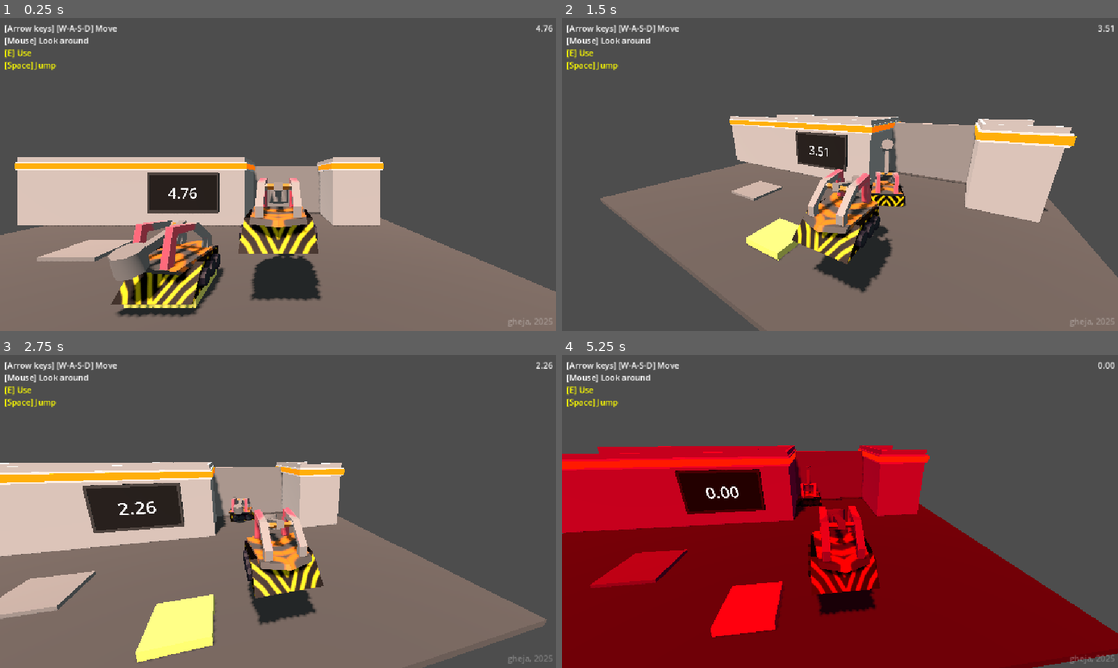
Above: before the commit, frames 1-4 (two rows, left to right).
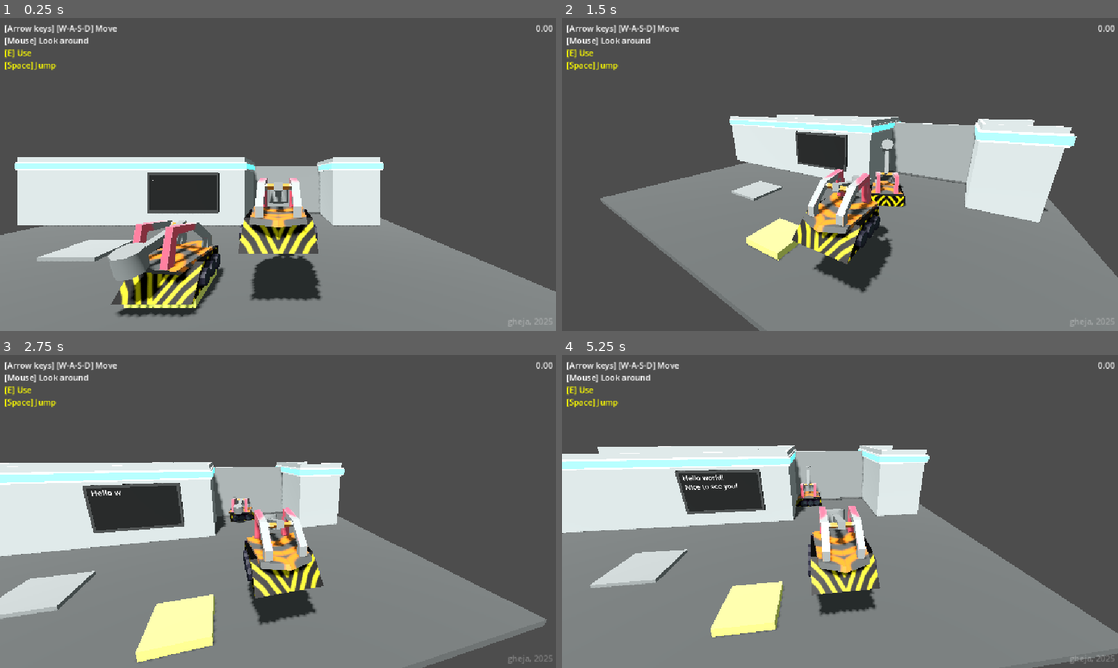
Above: after the commit, the same moments.

Repository: gheja/bot-loop
Game: Godot game, scene res://scenes/main_scene.tscn
The game is run twice, just before and just after one commit, with the same random seed, the same clock (stepped at 60 frames per second) and the same inputs.
Inputs (mouse positions are in pixels of both pictures, inside the frame that each line leads up to):
- Up to frame 1 (0.25 s): no input
- Up to frame 2 (1.5 s): move the mouse to (867, 174) at 0.52 s; hold W (move_up) from 0.53 s (still down); tap E (action_primary) at 0.6, 1.35 s; move the mouse to (812, 174) at 1.27 s
- Up to frame 3 (2.75 s): keep holding W (move_up); move the mouse to (289, 505) at 2.02 s; tap E (action_primary) at 2.1 s
- Up to frame 4 (5.25 s): keep holding W (move_up); move the mouse to (834, 517) at 2.77 s; tap E (action_primary) every 0.75 s from 2.85 to 5.1 s; move the mouse to (878, 514) at 3.52 s; move the mouse to (795, 508) at 4.27 s; move the mouse to (845, 511) at 5.02 s

The runs differ from the first frame. In frame 1, 37% of the frame differs, in the area x 0-100%, y 2-100%; in frame 2, 43%; in frame 3, 45%; in frame 4, 56%, in the area x 0-100%, y 28-100%.

Commit message:
Reworked intro handling a bit

Diff:
--- a/src/scenes/main_scene.gd
+++ b/src/scenes/main_scene.gd
@@ -32,8 +32,8 @@
 	var text = ""
 	var ch
 
-	for i in text.length():
-		ch = text[i]
+	for i in intro_text.length():
+		ch = intro_text[i]
 
 		if ch == "#":
 			await get_tree().create_timer(0.5).timeout
